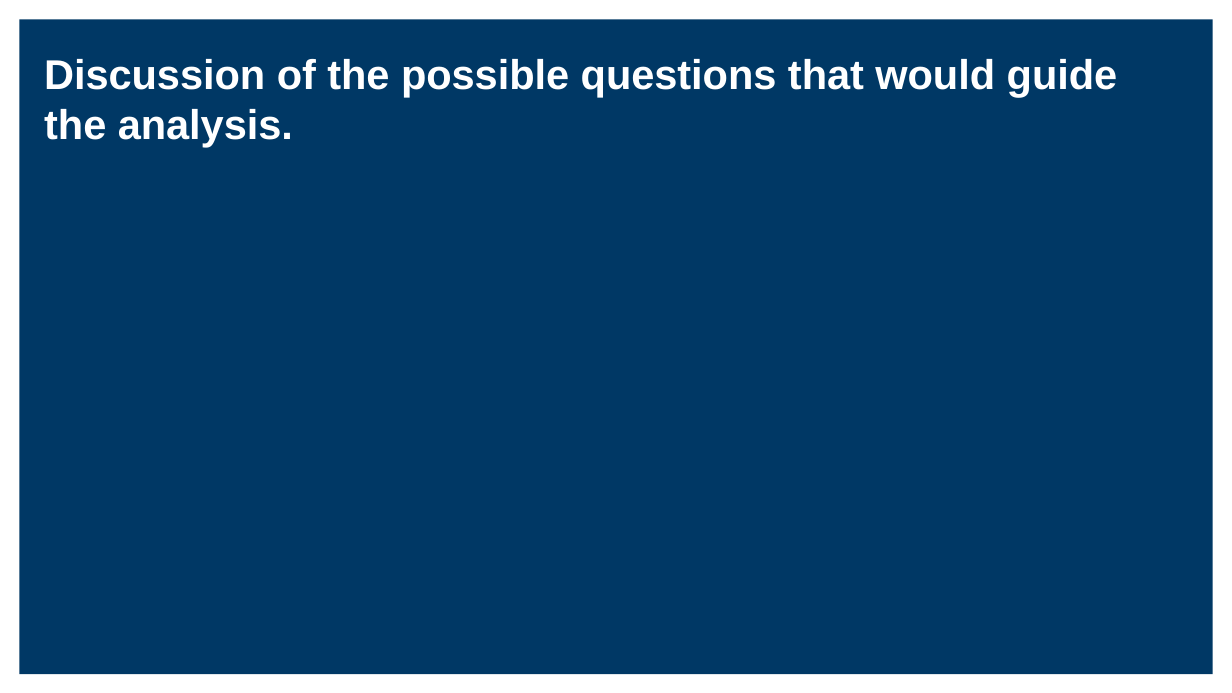
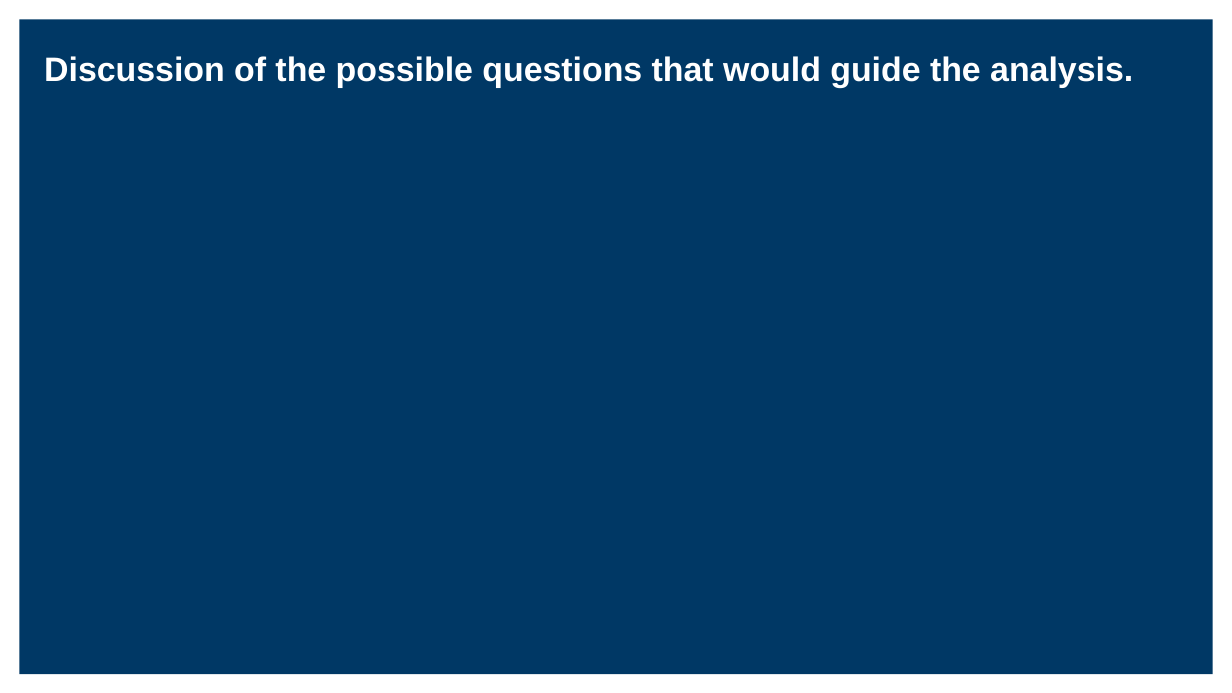
Before and after one commit to SalazarDomingo/FDA-Drug-Adverse-Effects-Analysis, a slide deck: slide 3 of FDA_DrugAdverseEffectsAnalysis.pptx. Drawn at 1232x693 pixels with LibreOffice and Linux fonts; fonts in the diff are those of the drawing. Boxes give left, top, right and bottom in pixels: in the first picture for what was removed or moved away, otherwise in the second. Text is boxed around its words. In the diff, an @@ line names an element or a change of style, - is before the commit and + after.

```diff
--- a/FDA_DrugAdverseEffectsAnalysis.pptx
+++ b/FDA_DrugAdverseEffectsAnalysis.pptx
@@ title "Discussion of the possible questions ..." at <box>44,56,1133,88</box>: size 24.3 to 19.8 pt @@
```
Also in this commit, not shown: 14 other slides changed, 16 slides added, 13 slides removed.
